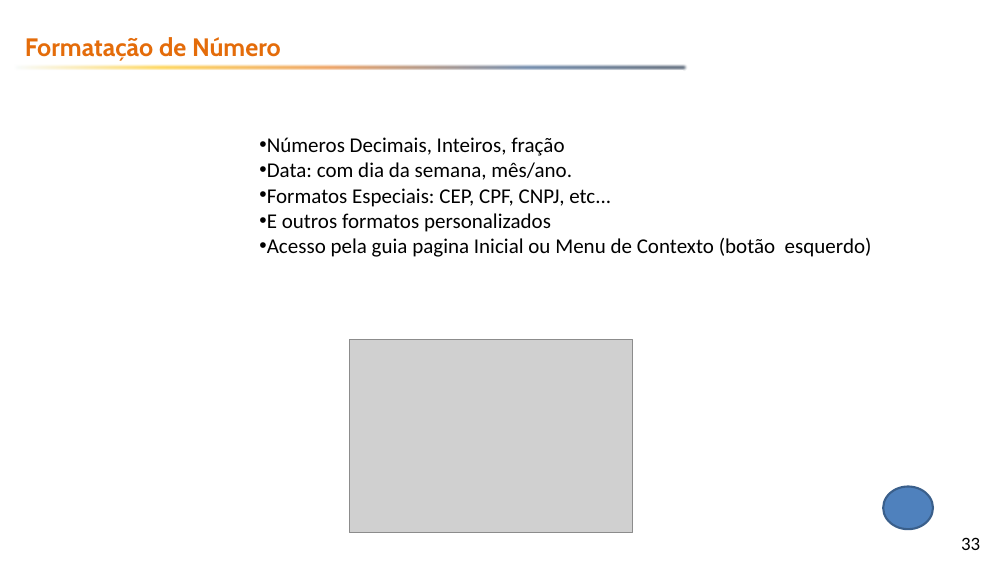
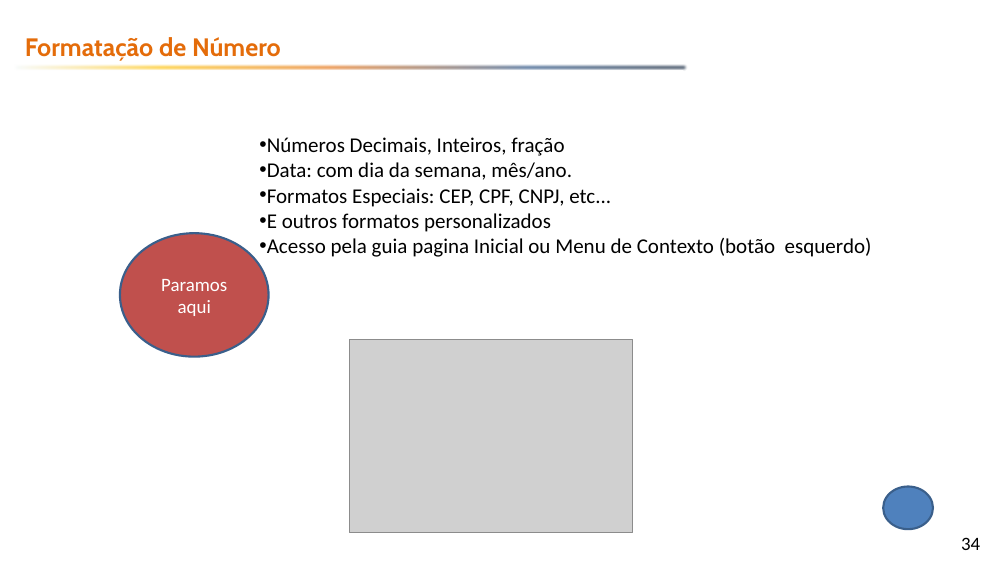
Before and after one commit to emerson-fenrir/Excel_Basico, a slide deck: slide 34 of Aula3.pptx (slide 33 before the commit). Drawn at 1008x567 pixels with LibreOffice and Linux fonts; fonts in the diff are those of the drawing; grey boxes stand for pictures; background and template pictures are left out. Boxes give left, top, right and bottom in pixels: in the first picture for what was removed or moved away, otherwise in the second. Text is boxed around its words. In the diff, an @@ line names an element or a change of style, - is before the commit and + after.

```diff
--- a/Aula3.pptx
+++ b/Aula3.pptx
@@ ellipse added at bbox=[120, 233, 269, 356], fill #C0504D, outline #3A5F8C 2 pt, 18 pt, text #FFFFFF @@
+Paramos aqui
@@ page number at bbox=[961, 537, 980, 550]: text changed @@
-33
+34
```
Also in this commit, not shown: 7 other files.
